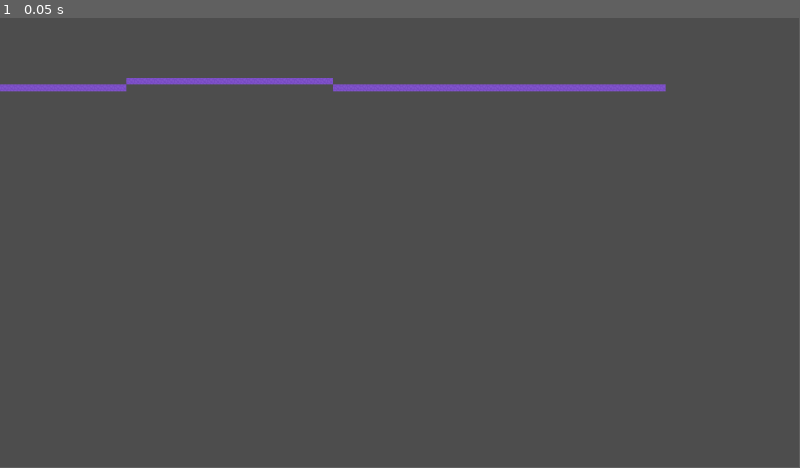
Above: before the commit, frame 1.
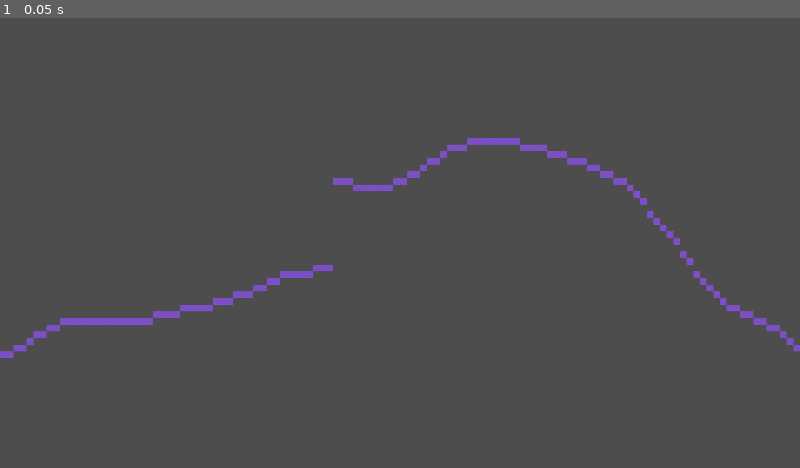
Above: after the commit, the same moment.

Repository: TheCubicCyborg/Lost-To-Space-Cyborg-Cut
Game: Godot game, scene res://Modules/WorldGen/world.tscn
Two runs of this game, one before a commit and one after it. Both use one fixed random seed, a clock stepped at 60 frames per second and the inputs below. The project has no main scene, so this scene is started directly.
Inputs:
- Up to frame 1 (0.05 s): no input
In our replay, the window is 799x449 before the commit and 800x450 after it. These sizes can differ from the game's own. Grey fills any space a smaller window leaves; there, only what the larger window draws over its background counts as a difference.

The runs differ from the first frame. In frame 1, 3.0% of the frame differs, in the area x 0-100%, y 13-76%.

Commit message:
changed project window settings

Diff:
--- a/Modules/WorldGen/world_generator.gd
+++ b/Modules/WorldGen/world_generator.gd
@@ -7,8 +7,12 @@
 func _ready():
 	surface.seed = randi()
 	surface.noise_type = FastNoiseLite.TYPE_PERLIN
-	for x in range(0,100):
-		tilemap.set_cell(0,Vector2i(x,10+int(surface.get_noise_1d(x)*5)),0,Vector2i(0,0))
+	surface.frequency = 0.005
+	for x in range(0,215):
+		if(x<50):
+			tilemap.set_cell(0,Vector2i(x,50+int(surface.get_noise_1d(x)*50)),0,Vector2i(0,0))
+		else:
+			tilemap.set_cell(0,Vector2i(x,50+int(surface.get_noise_1d(x)*100)),0,Vector2i(0,0))
 		#tilemap.set_cell(0,Vector2i(x,10),0,Vector2i(0,0))
 
 
--- a/project.godot
+++ b/project.godot
@@ -18,7 +18,7 @@
 
 window/size/viewport_width=1920
 window/size/viewport_height=1080
-window/size/mode=2
+window/stretch/mode="viewport"
 
 [rendering]
 
